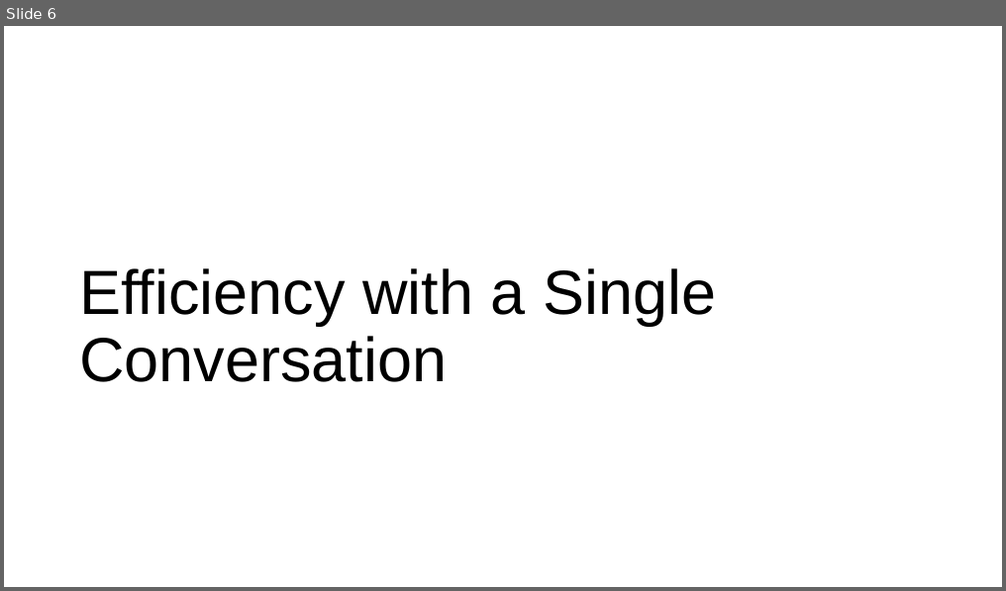
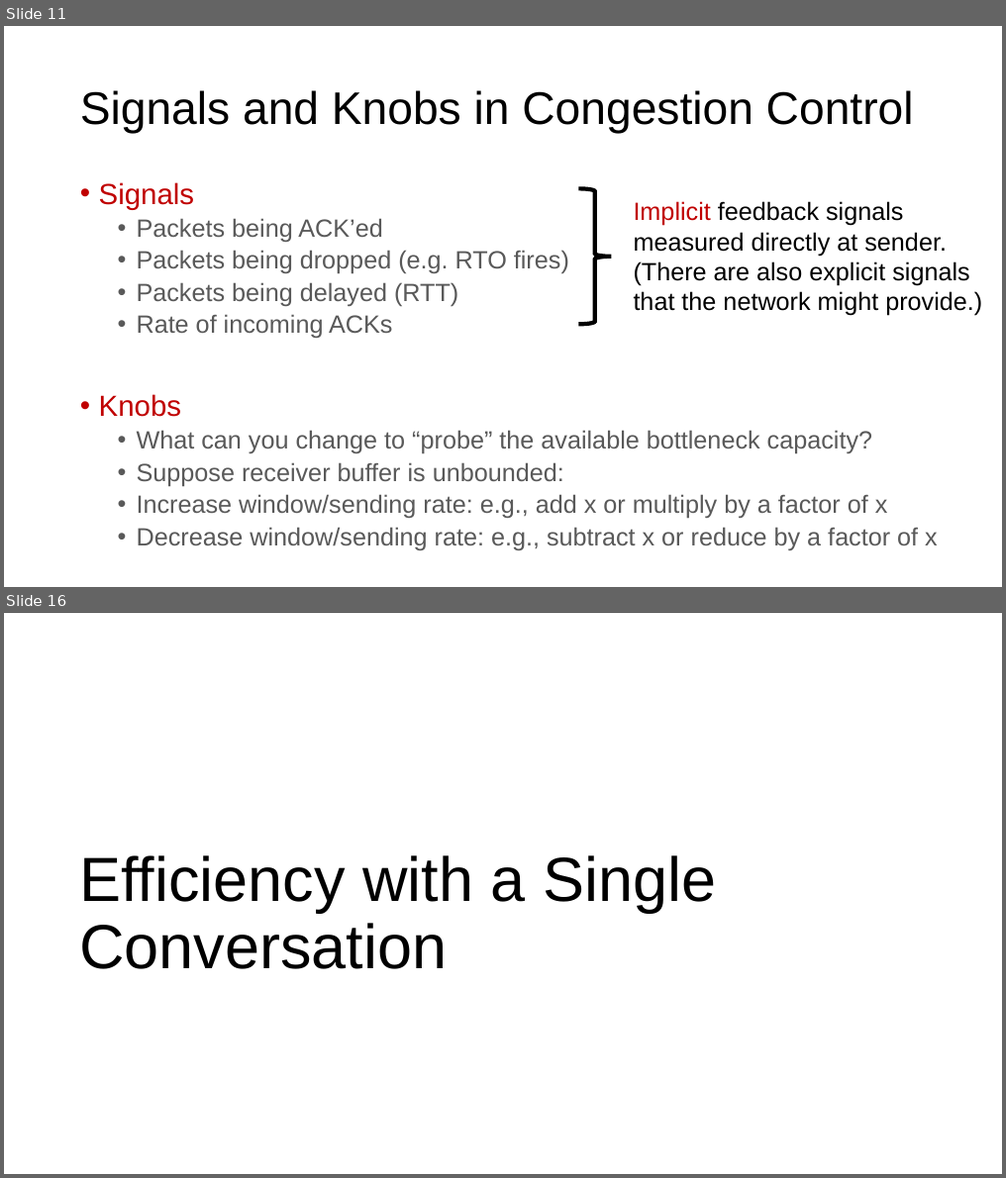
Before and after one commit to ngsrinivas/coursegen, a slide deck: ex/352-S21/staging/352-S21/lectures/transport-tcp-congestion-control-1.pptx. Shown one above the other, each under a label of ours: slide 6 before the commit, slides 11 and 16 after it; the slides between them are not shown. The pictures are 1006x591 and 1006x1178 pixels, drawn with LibreOffice and Linux fonts; fonts in the diff are those of the drawing. Boxes give left, top, right and bottom in pixels: in the first picture for what was removed or moved away, otherwise in the second. Text is boxed around its words. In the diff, an @@ line names an element or a change of style, - is before the commit and + after.

```diff
--- a/ex/352-S21/staging/352-S21/lectures/transport-tcp-congestion-control-1.pptx
+++ b/ex/352-S21/staging/352-S21/lectures/transport-tcp-congestion-control-1.pptx
@@ slide 11 added at box(4, 26, 1002, 587), background #FFFFFF @@
@@ title added at box(80, 90, 914, 134), 44 pt, text #000000 @@
+Signals and Knobs in Congestion Control
@@ text added at box(99, 182, 938, 551), 24 pt, text #595959 @@
+• Signals
+  • Packets being ACK’ed
+  • Packets being dropped (e.g. RTO fires)
+  • Packets being delayed (RTT)
+  • Rate of incoming ACKs
+• Knobs
+  • What can you change to “probe” the available bottleneck capacity?
+  • Suppose receiver buffer is unbounded:
+  • Increase window/sending rate: e.g., add x or multiply by a factor of x
+  • Decrease window/sending rate: e.g., subtract x or reduce by a factor of x
@@ right brace added at box(579, 188, 611, 324), outline #000000 4 pt @@
@@ text added at box(634, 201, 982, 316), 24 pt, text #000000 @@
+Implicit feedback signals measured directly at sender.
+(There are also explicit signals that the network might provide.)
@@ what was slide 6 is now slide 16 @@
```
Also in this commit, not shown: 4 slides changed, 11 other slides added, 2 slides removed, 4 other files.
